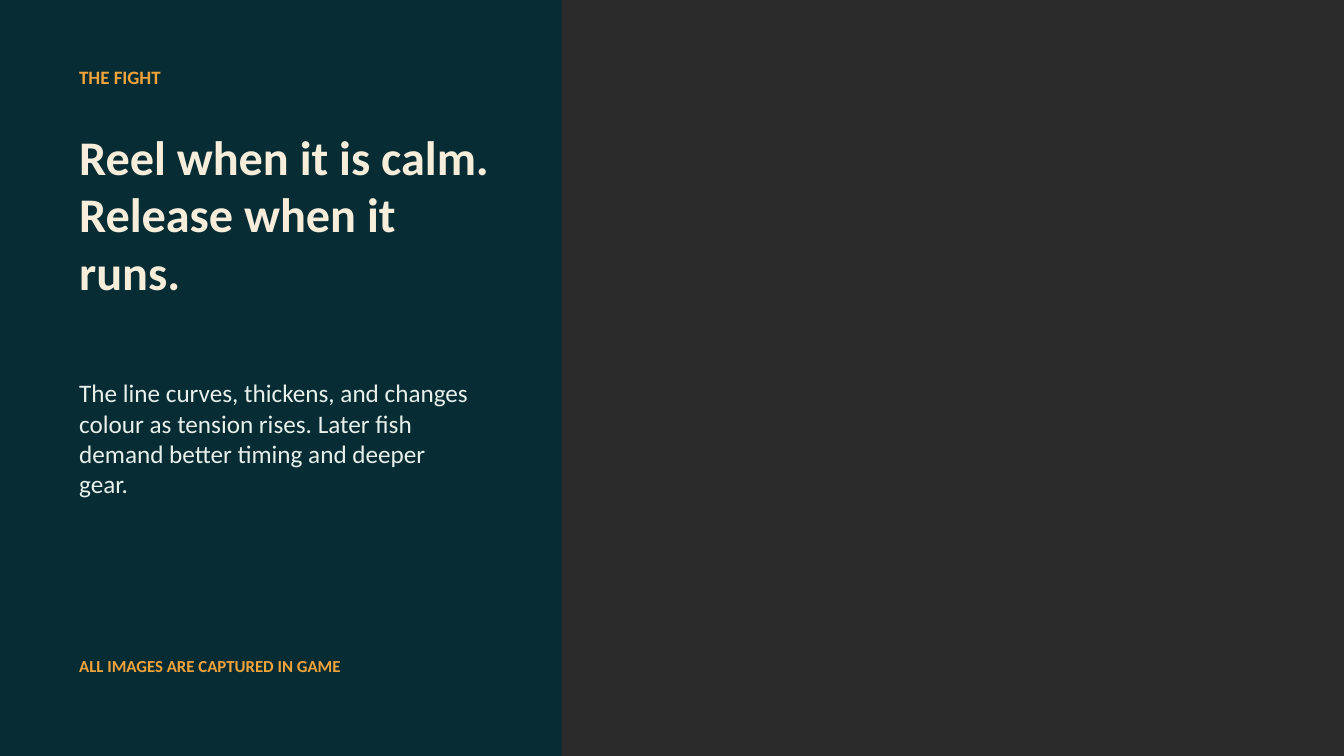
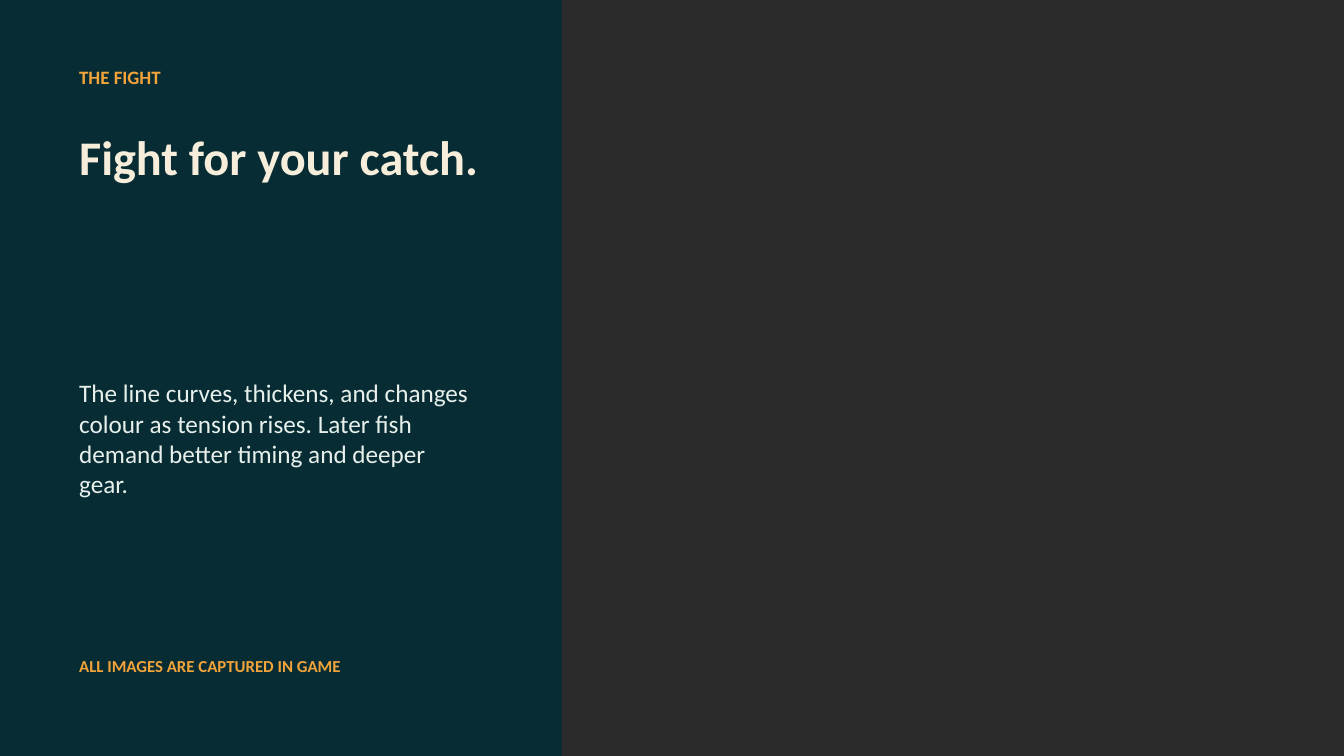
Before and after one commit to Prunty2/GameCompNew, a slide deck: slide 5 of output/presentation/FSHING-Elevator-Pitch.pptx. Drawn at 1344x756 pixels with LibreOffice and Linux fonts; fonts in the diff are those of the drawing; background and template pictures are left out; a plain dark background stands for a picture behind light text. Boxes give left, top, right and bottom in pixels: in the first picture for what was removed or moved away, otherwise in the second. Text is boxed around its words. In the diff, an @@ line names an element or a change of style, - is before the commit and + after.

Commit message:
docs: revise fight slide headline

```diff
--- a/output/presentation/FSHING-Elevator-Pitch.pptx
+++ b/output/presentation/FSHING-Elevator-Pitch.pptx
@@ text at [79,141,478,183]: text changed @@
-Reel when it is calm. Release when it runs.
+Fight for your catch.
```
